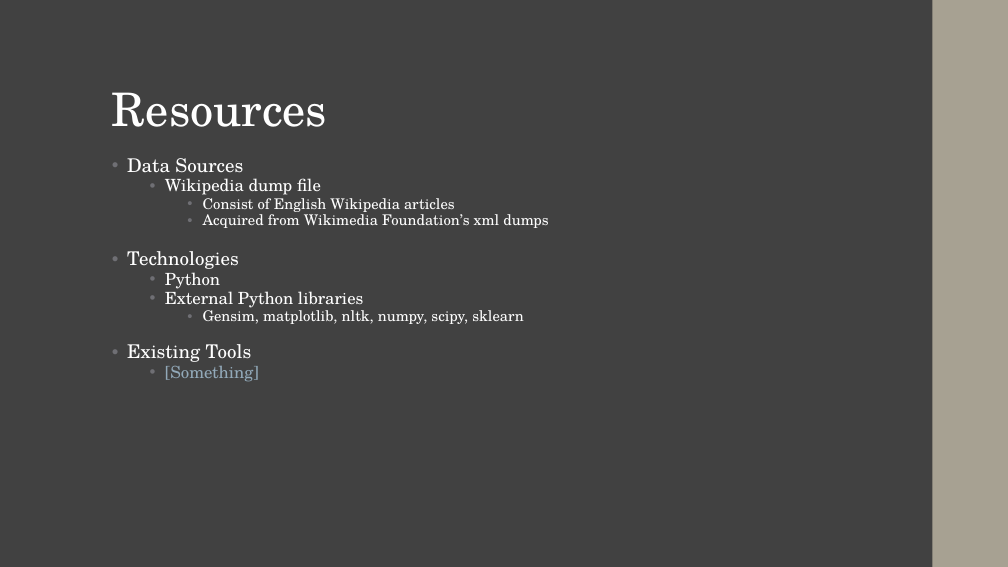
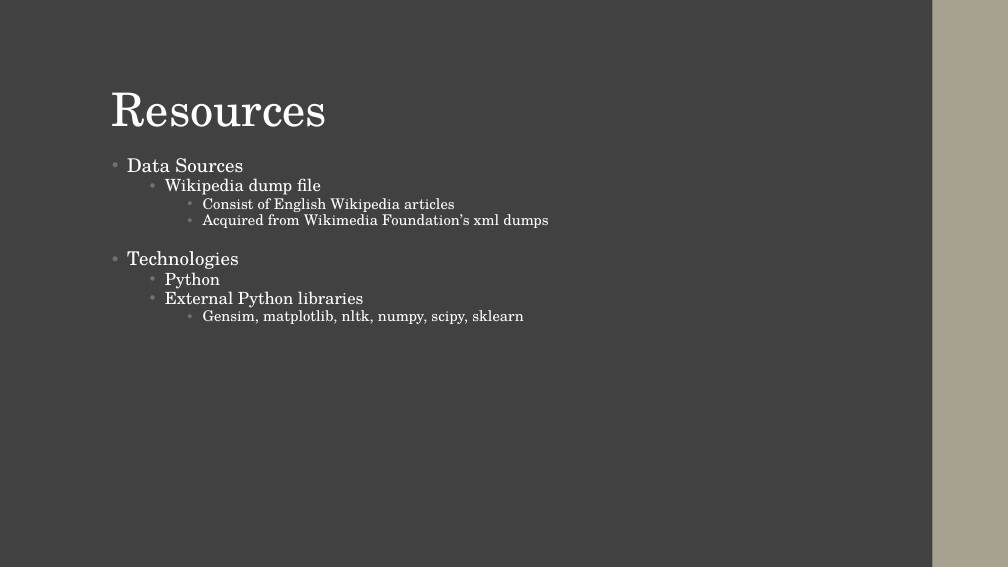
Before and after one commit to niriikon/NLTP_ProjectNo2, a slide deck: slide 5 of docs/Project_Presentation_latest.pptx. Drawn at 1008x567 pixels with LibreOffice and Linux fonts; fonts in the diff are those of the drawing. Boxes give left, top, right and bottom in pixels: in the first picture for what was removed or moved away, otherwise in the second. Text is boxed around its words. In the diff, an @@ line names an element or a change of style, - is before the commit and + after.

Commit message:
Changed Abstract's table, removed Existing tools

```diff
--- a/docs/Project_Presentation_latest.pptx
+++ b/docs/Project_Presentation_latest.pptx
@@ text at [127, 344, 259, 382]: paragraphs removed @@
-• Existing Tools
-  • [Something]
```
Also in this commit, not shown: 1 other slide changed.
